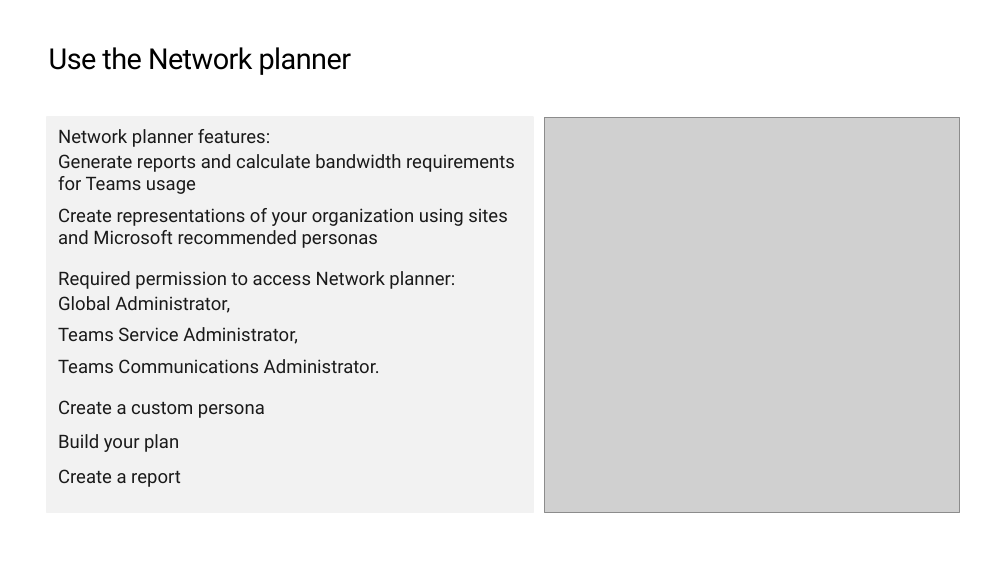
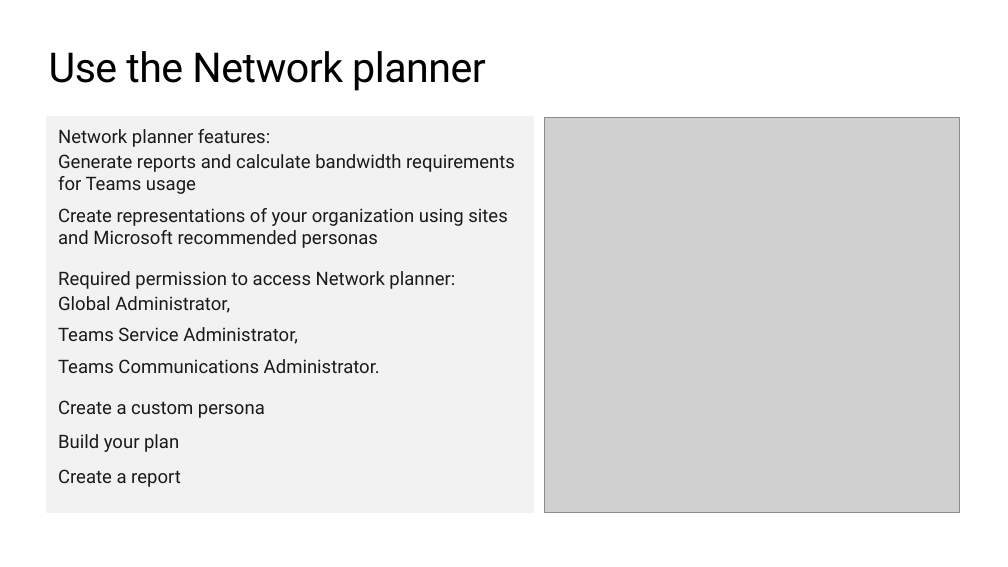
Before and after one commit to JPOWER4/M365-MS-Teams-Administration, a slide deck: slide 19 of Module 7 - Environment.pptx (slide 11 before the commit). Drawn at 1008x567 pixels with LibreOffice and Linux fonts; fonts in the diff are those of the drawing; grey boxes stand for pictures; background and template pictures are left out. Boxes give left, top, right and bottom in pixels: in the first picture for what was removed or moved away, otherwise in the second. Text is boxed around its words. In the diff, an @@ line names an element or a change of style, - is before the commit and + after.

```diff
--- a/Module 7 - Environment.pptx
+++ b/Module 7 - Environment.pptx
@@ title "Use the Network planner" at box(49, 51, 485, 91): size 28 to 40 pt @@
```
Also in this commit, not shown: 8 slides added, 2 other files.
